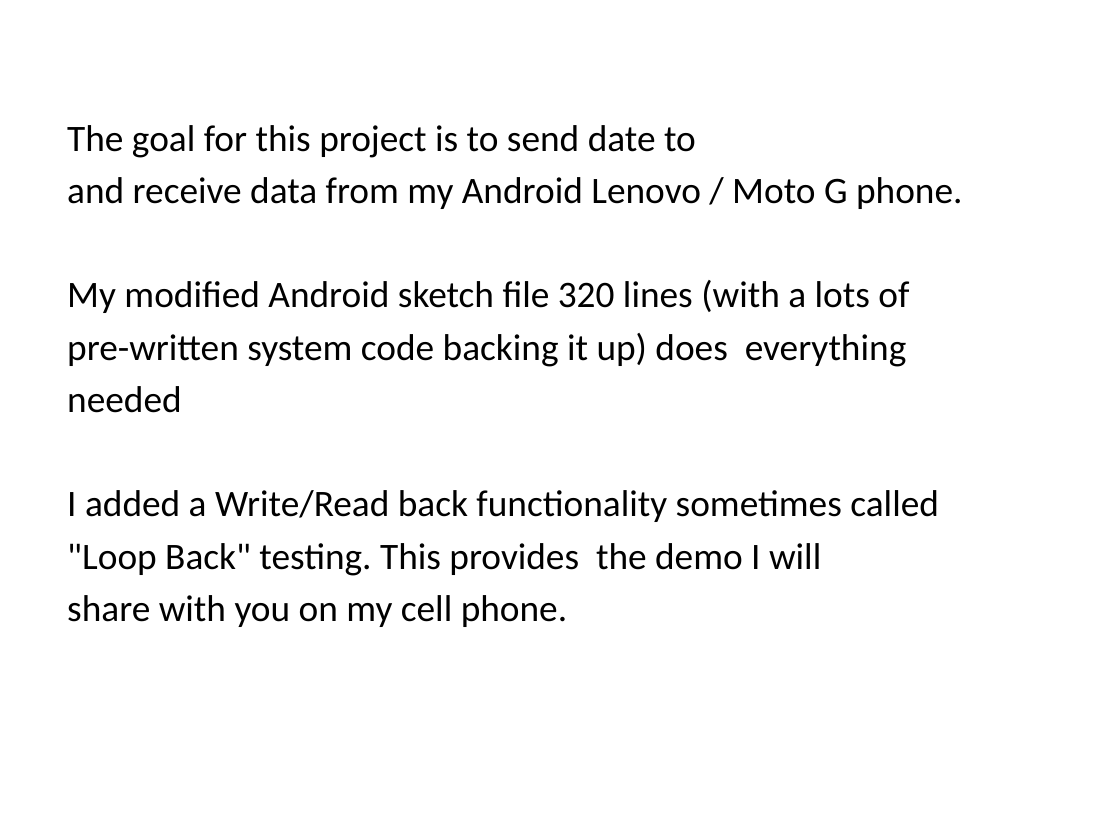
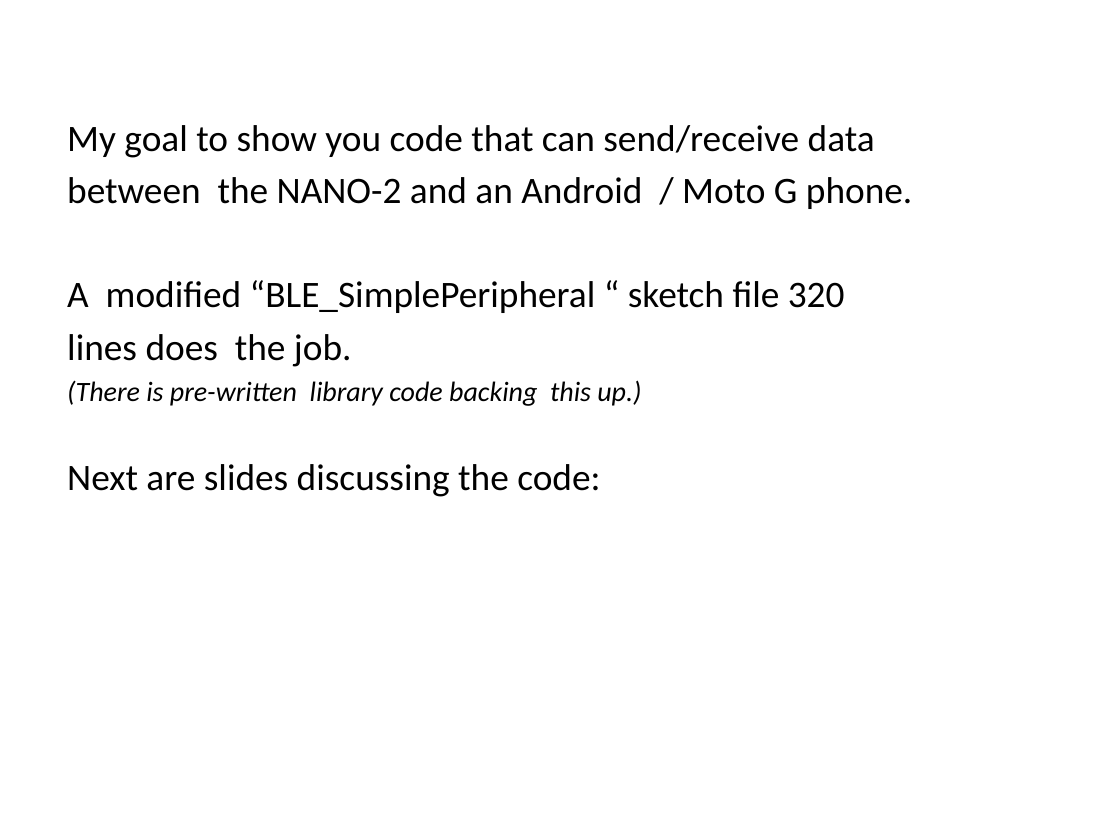
Before and after one commit to jmkuss/BLE_Nano2_Demo, a slide deck: slide 4 of PresentationCues.pptx. Drawn at 1120x840 pixels with LibreOffice and Linux fonts; fonts in the diff are those of the drawing. Boxes give left, top, right and bottom in pixels: in the first picture for what was removed or moved away, otherwise in the second. Text is boxed around its words. In the diff, an @@ line names an element or a change of style, - is before the commit and + after.

```diff
--- a/PresentationCues.pptx
+++ b/PresentationCues.pptx
@@ text at [67, 125, 912, 497]: text changed @@
-The goal for this project is to send date to
-and receive data from my Android Lenovo / Moto G phone.
-My modified Android sketch file 320 lines (with a lots of
-pre-written system code backing it up) does everything
-needed
-I added a Write/Read back functionality sometimes called
-"Loop Back" testing. This provides the demo I will
-share with you on my cell phone.
+My goal to show you code that can send/receive data
+between the NANO-2 and an Android / Moto G phone.
+A modified “BLE_SimplePeripheral “ sketch file 320
+lines does the job.
+(There is pre-written library code backing this up.)
+Next are slides discussing the code:
```
Also in this commit, not shown: 14 other slides changed, 1 slide removed, 3 other files.
